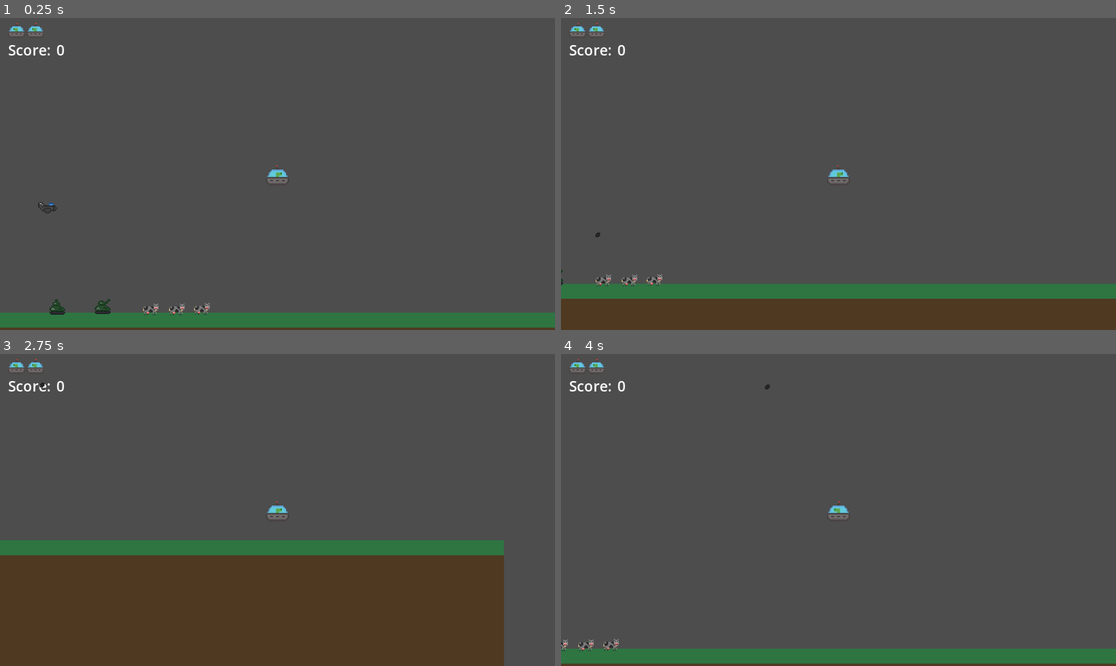
Above: before the commit, frames 1-4 (two rows, left to right).
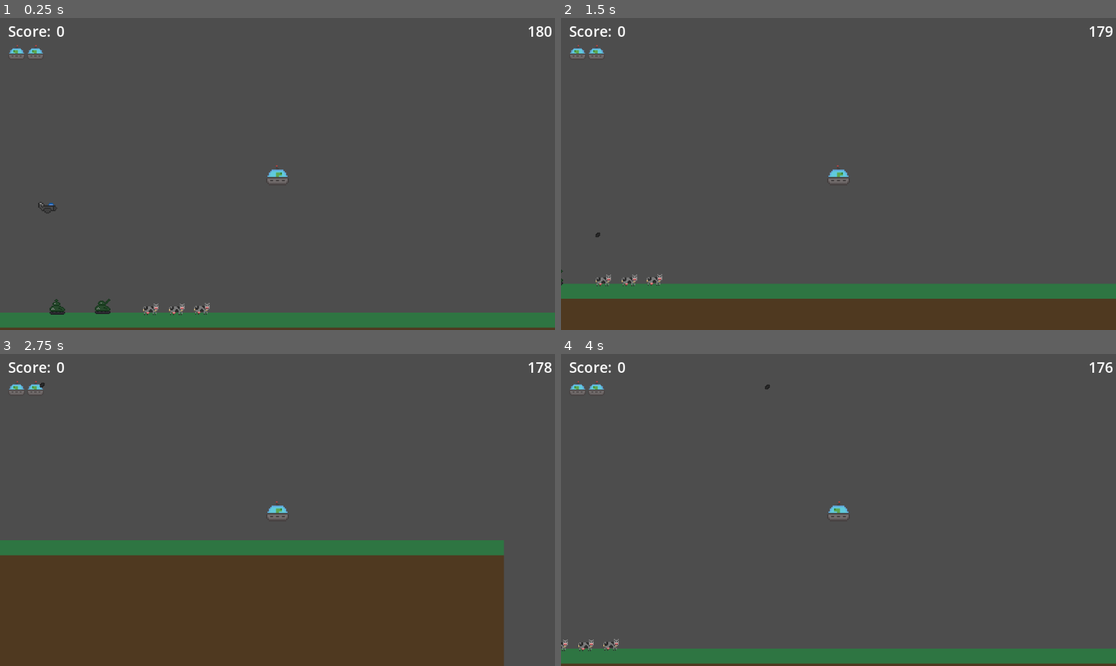
Above: after the commit, the same moments.

Repository: Stomatopoda-Arcade/Ground-Beef
Game: Godot game, scene res://Game.tscn
Same seed, same stepped clock (60 frames per second), same inputs: the game is played once before the commit and once after it.
Inputs:
- Up to frame 1 (0.25 s): no input
- Up to frame 2 (1.5 s): hold Right (ui_right) 0.53-1.28 s; hold Down (ui_down) from 1.28 s (still down)
- Up to frame 3 (2.75 s): release Down (ui_down) at 2.03 s; hold Right (ui_right) from 2.03 s (still down)
- Up to frame 4 (4 s): release Right (ui_right) at 2.78 s; hold Up (ui_up) 2.78-3.53 s; hold Left (ui_left) from 3.53 s (still down)

The runs differ from the first frame. In frame 1, 0.5% of the frame differs, in the area x 1-100%, y 1-13%; in frame 2, 0.5%; in frame 3, 0.5%; in frame 4, 0.5%.

Commit message:
added gamer timer

Diff:
--- a/Game.tscn
+++ b/Game.tscn
@@ -42,4 +42,8 @@
 position = Vector2(-311, 69)
 starting_difficulty = 0
 
+[node name="GameTimer" type="Timer" parent="."]
+autostart = true
+
 [connection signal="damaged" from="PlayerCharacter" to="." method="_on_player_character_damaged"]
+[connection signal="timeout" from="GameTimer" to="." method="_on_game_timer_timeout"]
--- a/PlayerCharacter.gd
+++ b/PlayerCharacter.gd
@@ -49,18 +49,22 @@
 		$Beam.set_beam($Beam.BEAM_TYPE.TRACTOR)
 
 func set_score(value):
-	$Camera2D/HUD/MarginContainer/VBoxContainer/ScoreContainer/ScoreValue.text = str(value)
+	$Camera2D/HUD/MarginContainer/HBoxContainer/LeftContainer/ScoreContainer/ScoreValue.text = str(value)
 
 func set_lives(value):
 	if value == 3:
-		$Camera2D/HUD/MarginContainer/VBoxContainer/LifeContainer/Life1.visible = true
-		$Camera2D/HUD/MarginContainer/VBoxContainer/LifeContainer/Life2.visible = true
+		$Camera2D/HUD/MarginContainer/HBoxContainer/LeftContainer/LifeContainer/Life1.visible = true
+		$CCamera2D/HUD/MarginContainer/HBoxContainer/LeftContainer/LifeContainer/Life2.visible = true
 	if value == 2:
-		$Camera2D/HUD/MarginContainer/VBoxContainer/LifeContainer/Life1.visible = true
-		$Camera2D/HUD/MarginContainer/VBoxContainer/LifeContainer/Life2.visible = false
+		$Camera2D/HUD/MarginContainer/HBoxContainer/LeftContainer/LifeContainer/Life1.visible = true
+		$Camera2D/HUD/MarginContainer/HBoxContainer/LeftContainer/LifeContainer/Life2.visible = false
 	if value == 1:
-		$Camera2D/HUD/MarginContainer/VBoxContainer/LifeContainer/Life1.visible = false
-		$Camera2D/HUD/MarginContainer/VBoxContainer/LifeContainer/Life2.visible = false
+		$Camera2D/HUD/MarginContainer/HBoxContainer/LeftContainer/LifeContainer/Life1.visible = false
+		$Camera2D/HUD/MarginContainer/HBoxContainer/LeftContainer/LifeContainer/Life2.visible = false
+
+
+func set_timer(value):
+	$Camera2D/HUD/MarginContainer/HBoxContainer/RightContainer/TimerLabel.text = str(value)
 
 func check_collision():
 	for i in get_slide_collision_count():
--- a/game.gd
+++ b/game.gd
@@ -3,15 +3,17 @@
 
 var score = 0
 var lives = 3
-var level = 1
-var abducted_score = 100
-var jet_score = 50
-var tank_score = 25
+@export var level = 1
+@export var abducted_score = 100
+@export var jet_score = 50
+@export var tank_score = 25
+@export var time_remaining = 180
 
 # Called when the node enters the scene tree for the first time.
 func _ready():
 	$PlayerCharacter/Beam.object_abducted.connect(handle_abducted)
 	$PlayerCharacter/Beam.object_destroyed.connect(handle_destroyed)
+	$PlayerCharacter.set_timer(time_remaining)
 	pass
 
 # Called every frame. 'delta' is the elapsed time since the previous frame.
@@ -37,3 +39,9 @@
 		lives -= 1
 		$PlayerCharacter.set_lives(lives)
 		$PlayerCharacter.disable_player(true)
+
+
+func _on_game_timer_timeout():
+	if time_remaining > 0:
+		time_remaining -= 1
+		$PlayerCharacter.set_timer(time_remaining)
--- a/hud.tscn
+++ b/hud.tscn
@@ -6,6 +6,9 @@
 font_size = 30
 
 [sub_resource type="LabelSettings" id="LabelSettings_7b0rd"]
+font_size = 30
+
+[sub_resource type="LabelSettings" id="LabelSettings_wuodp"]
 font_size = 30
 
 [node name="HUD" type="Control"]
@@ -18,39 +21,54 @@
 
 [node name="MarginContainer" type="MarginContainer" parent="."]
 layout_mode = 0
-offset_right = 133.0
+offset_right = 1149.0
 offset_bottom = 91.0
 theme_override_constants/margin_left = 10
 theme_override_constants/margin_top = 10
+theme_override_constants/margin_right = 10
 
-[node name="VBoxContainer" type="VBoxContainer" parent="MarginContainer"]
+[node name="HBoxContainer" type="HBoxContainer" parent="MarginContainer"]
 layout_mode = 2
 
-[node name="LifeContainer" type="HBoxContainer" parent="MarginContainer/VBoxContainer"]
+[node name="LeftContainer" type="VBoxContainer" parent="MarginContainer/HBoxContainer"]
+layout_mode = 2
+size_flags_horizontal = 3
+
+[node name="ScoreContainer" type="HBoxContainer" parent="MarginContainer/HBoxContainer/LeftContainer"]
+layout_mode = 2
+
+[node name="ScoreLabel" type="Label" parent="MarginContainer/HBoxContainer/LeftContainer/ScoreContainer"]
+layout_mode = 2
+text = "Score: "
+label_settings = SubResource("LabelSettings_2plya")
+
+[node name="ScoreValue" type="Label" parent="MarginContainer/HBoxContainer/LeftContainer/ScoreContainer"]
+layout_mode = 2
+text = "0"
+label_settings = SubResource("LabelSettings_7b0rd")
+
+[node name="LifeContainer" type="HBoxContainer" parent="MarginContainer/HBoxContainer/LeftContainer"]
 layout_mode = 2
 size_flags_vertical = 3
 
-[node name="Life2" type="TextureRect" parent="MarginContainer/VBoxContainer/LifeContainer"]
+[node name="Life2" type="TextureRect" parent="MarginContainer/HBoxContainer/LeftContainer/LifeContainer"]
 layout_mode = 2
 texture = ExtResource("1_1b8ww")
 expand_mode = 2
 stretch_mode = 4
 
-[node name="Life1" type="TextureRect" parent="MarginContainer/VBoxContainer/LifeContainer"]
+[node name="Life1" type="TextureRect" parent="MarginContainer/HBoxContainer/LeftContainer/LifeContainer"]
 layout_mode = 2
 texture = ExtResource("1_1b8ww")
 expand_mode = 2
 stretch_mode = 4
 
-[node name="ScoreContainer" type="HBoxContainer" parent="MarginContainer/VBoxContainer"]
+[node name="RightContainer" type="VBoxContainer" parent="MarginContainer/HBoxContainer"]
 layout_mode = 2
+size_flags_horizontal = 3
 
-[node name="ScoreLabel" type="Label" parent="MarginContainer/VBoxContainer/ScoreContainer"]
+[node name="TimerLabel" type="Label" parent="MarginContainer/HBoxContainer/RightContainer"]
 layout_mode = 2
-text = "Score: "
-label_settings = SubResource("LabelSettings_2plya")
-
-[node name="ScoreValue" type="Label" parent="MarginContainer/VBoxContainer/ScoreContainer"]
-layout_mode = 2
-text = "0"
-label_settings = SubResource("LabelSettings_7b0rd")
+text = "180"
+label_settings = SubResource("LabelSettings_wuodp")
+horizontal_alignment = 2
Not shown: 1 places in hud.tscn that only renumber resources
Not shown, changed: sprites/cow.png.import
